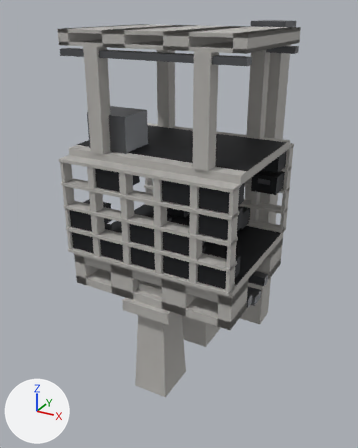
The FBX model Assets/_Project/04.Art/02.Models/Megastructure/SM_Mega_Bay_41.fbx as it was, and as the next commit left it.
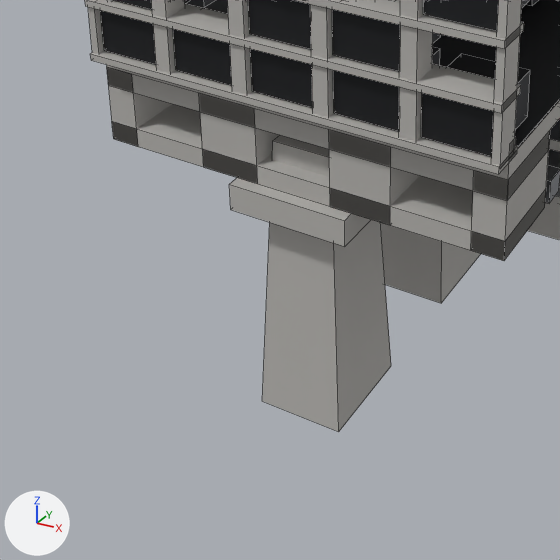
There are two pictures of each version: one whole from a 50 mm lens placed at (54.1, -100.1, 85.9), pointed at (-2.3, 2.4, 34.6), one close up on the part from 9% to 70% of the width and 51% to 100% of the height. The lights are fixed; the arrows at lower left show +X, +Y and +Z. The first two pictures are the older version. The close-ups show mesh edges as thin lines. Where no turn or scale is listed for an object, it has been applied to the vertices. Vertices at exactly the same position are counted once.

The first close-up shows 'SM_Mega_Bay_41'.
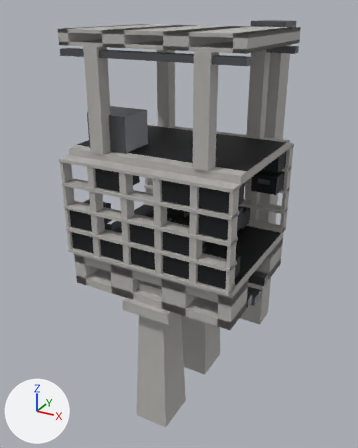
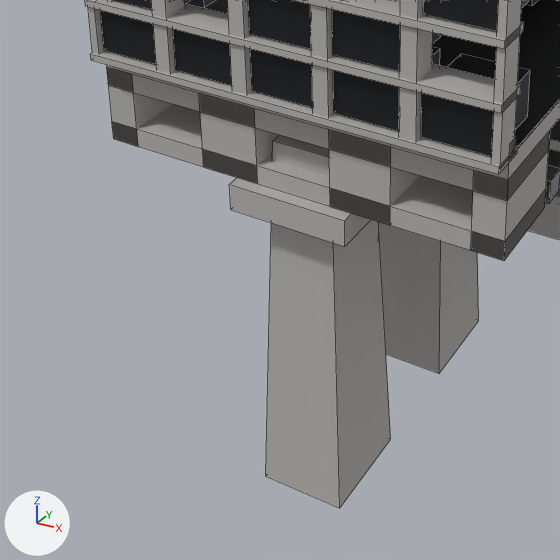
Boxes [x1, y1, x2, y2] around the edits, measured in the close-ups (560 x 560 px; the box of a moved part takes in the faces that stretch with it):
'SM_Mega_Bay_41', reshaped: before [85, 0, 560, 432]; after [85, 0, 560, 508]
part 1 of me_sm_mega_bay_41, moved or reshaped: before [262, 141, 481, 432]; after [266, 141, 479, 508]

The change, as a list of edits to the scene's bpy script:
```text
Change me_sm_mega_bay_41:
    used by ob_sm_mega_bay_41; location = (0.0, 0.0, 0.0)
    before: 0 (-4.5, -17.0, -4.0) at pixel (262, 401), 1 (4.5, -17.0, -4.0) at pixel (338, 431), 2 (4.5, -6.0, -4.0) at pixel (391, 365), 3 (-4.5, -6.0, -4.0), 16 (-4.5, 6.0, -4.0)
    before: 17 (4.5, 6.0, -4.0) at pixel (441, 303), 18 (4.5, 17.0, -4.0), 19 (-4.5, 17.0, -4.0)
    remove me_sm_mega_bay_41.from_pydata(...)  # 808 vertices, 630 faces; spans x -21.0..21.0, y -19.1..26.2, z -4.0..82.7
    add me_sm_mega_bay_41.from_pydata(...)  # 808 vertices, 630 faces; spans x -21.0..21.0, y -19.1..26.2, z -14.0..82.7
    me_sm_mega_bay_41 part 1
    add for i in [*range(0, 4), *range(16, 20)]: me_sm_mega_bay_41.vertices[i].co += Vector((0.0, 0.0, -10.0))
```
